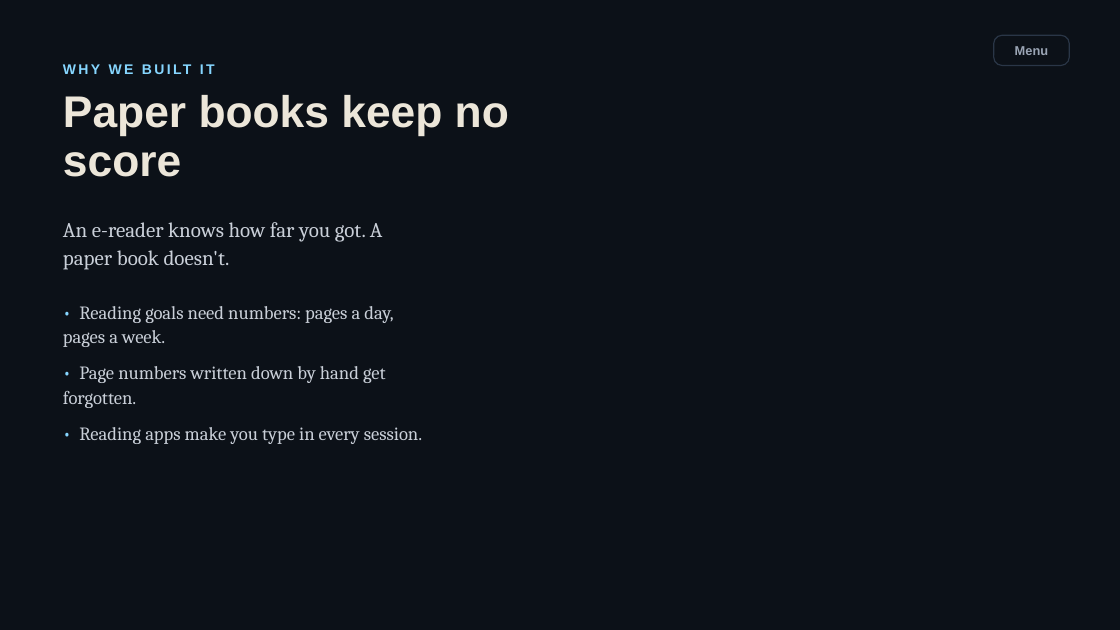
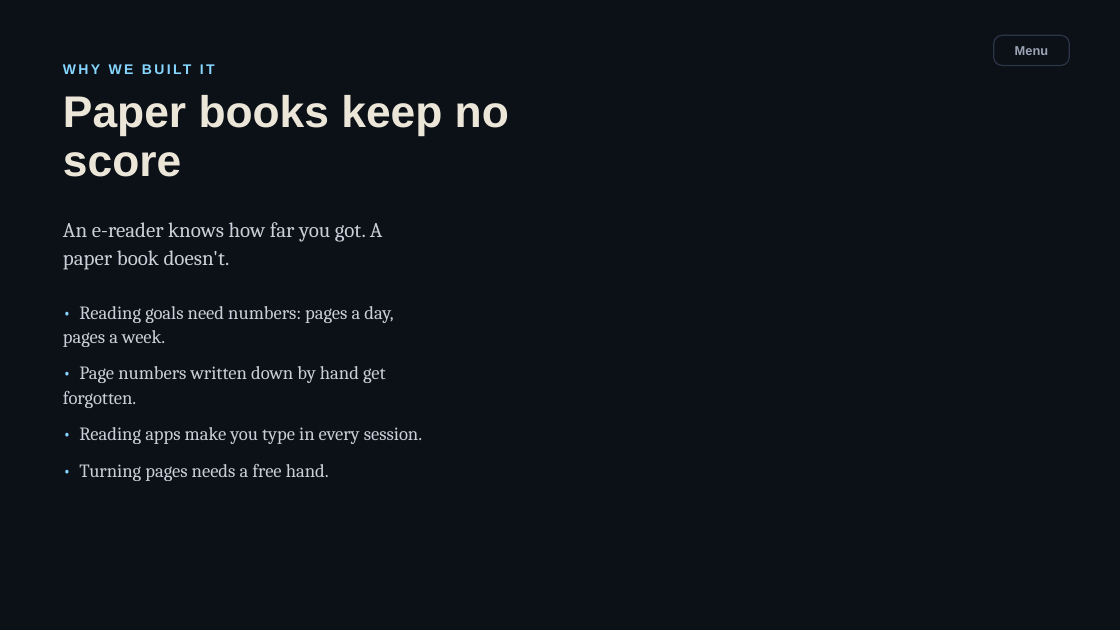
Before and after one commit to sharmaricha676-rgb/bookcounterppt, a slide deck: slide 3 of BookCounter-interactive.pptx. Drawn at 1120x630 pixels with LibreOffice and Linux fonts; fonts in the diff are those of the drawing; background and template pictures are left out. Boxes give left, top, right and bottom in pixels: in the first picture for what was removed or moved away, otherwise in the second. Text is boxed around its words. In the diff, an @@ line names an element or a change of style, - is before the commit and + after.

```diff
--- a/BookCounter-interactive.pptx
+++ b/BookCounter-interactive.pptx
@@ text at (79,464,329,481): paragraph added @@
+• Turning pages needs a free hand.
```
Also in this commit, not shown: 29 other slides changed, 3 slides added.
